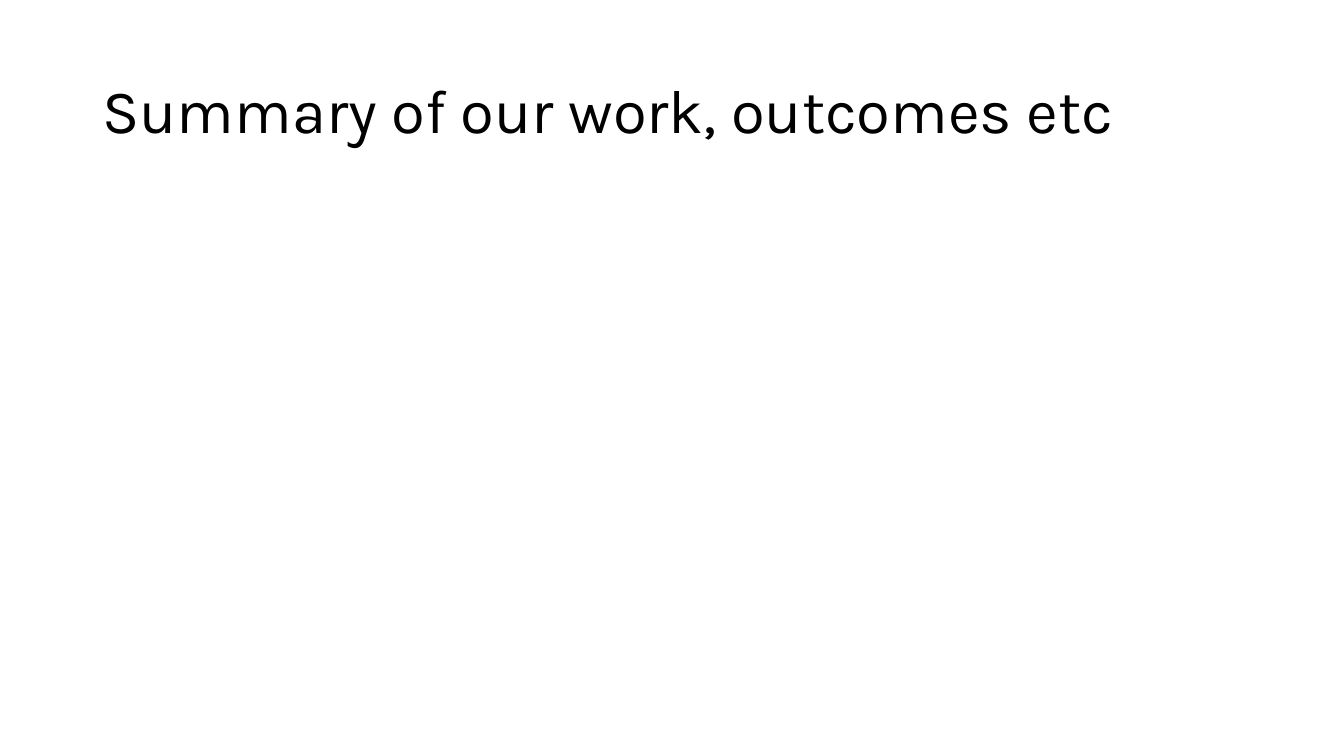
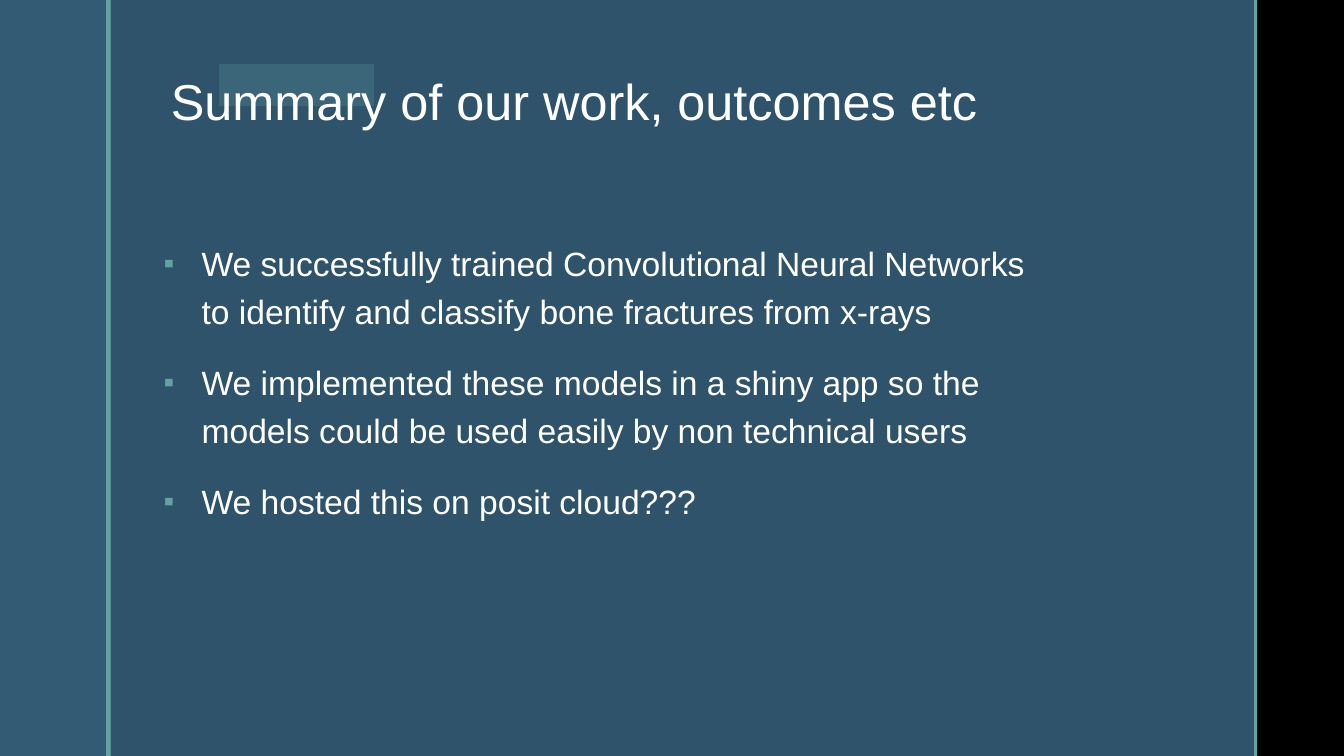
Before and after one commit to LiamKUL/MS6071Project, a slide deck: slide 5 of presentation/Presentaion.pptx (slide 6 before the commit). Drawn at 1344x756 pixels with LibreOffice and Linux fonts; fonts in the diff are those of the drawing; background and template pictures are left out. Boxes give left, top, right and bottom in pixels: in the first picture for what was removed or moved away, otherwise in the second. Text is boxed around its words. In the diff, an @@ line names an element or a change of style, - is before the commit and + after.

```diff
--- a/presentation/Presentaion.pptx
+++ b/presentation/Presentaion.pptx
@@ background #FFFFFF to picture (left out) @@
@@ rectangle added at (x1=0, y1=0, x2=106, y2=756), fill #335B74 @@
@@ rectangle added at (x1=106, y1=0, x2=111, y2=756), fill #62A39F @@
@@ rectangle added at (x1=111, y1=0, x2=1254, y2=756), fill #335B74 at 92% opacity @@
@@ rectangle added at (x1=1254, y1=0, x2=1257, y2=756), fill #62A39F @@
@@ title "Summary of our work, outcomes ..." moved from (x1=102, y1=90, x2=1114, y2=148) to (x1=171, y1=83, x2=977, y2=130) @@
@@ title "Summary of our work, outcomes ..." at (x1=171, y1=83, x2=977, y2=130): size 44 to 36 pt, font Karla to Arial, text colour #000000 to #FFFFFF; alignment left to right; vertical alignment middle to top @@
@@ rectangle added at (x1=219, y1=65, x2=374, y2=107), fill #3B6578 @@
@@ text added at (x1=242, y1=71, x2=287, y2=111), 18 pt, text #62A39F @@
+◤
@@ text added at (x1=202, y1=251, x2=1024, y2=521), 24 pt, text #FFFFFF @@
+▪ We successfully trained Convolutional Neural Networks to identify and classify bone fractures from x-rays
+▪ We implemented these models in a shiny app so the models could be used easily by non technical users
+▪ We hosted this on posit cloud???
```
Also in this commit, not shown: 3 other slides changed, 2 slides added, 3 slides removed, 4 other files.
